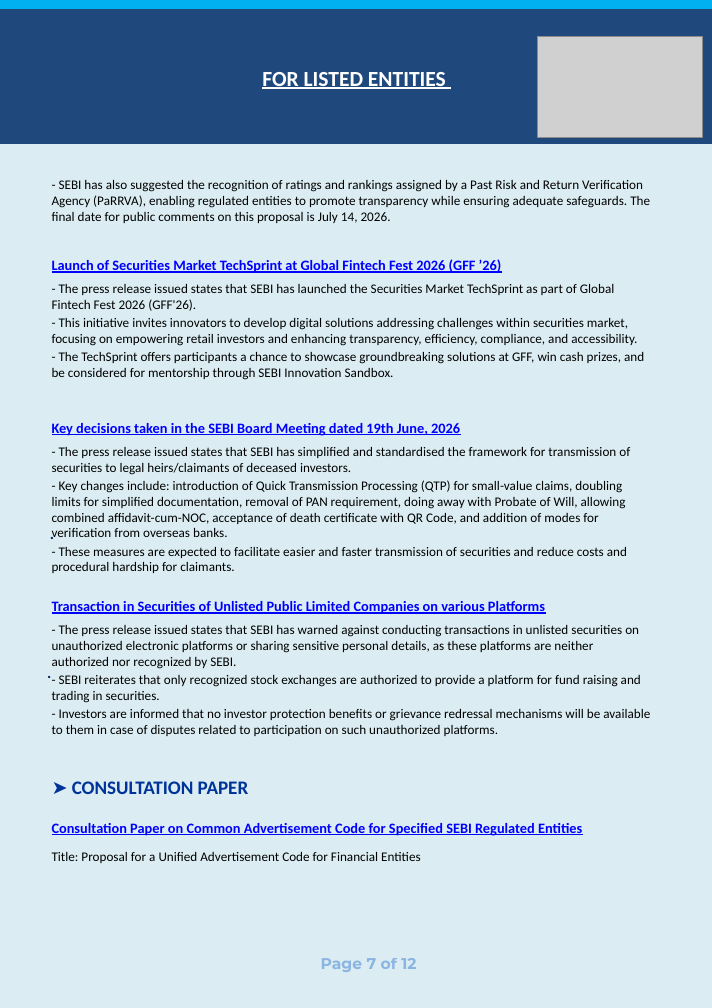
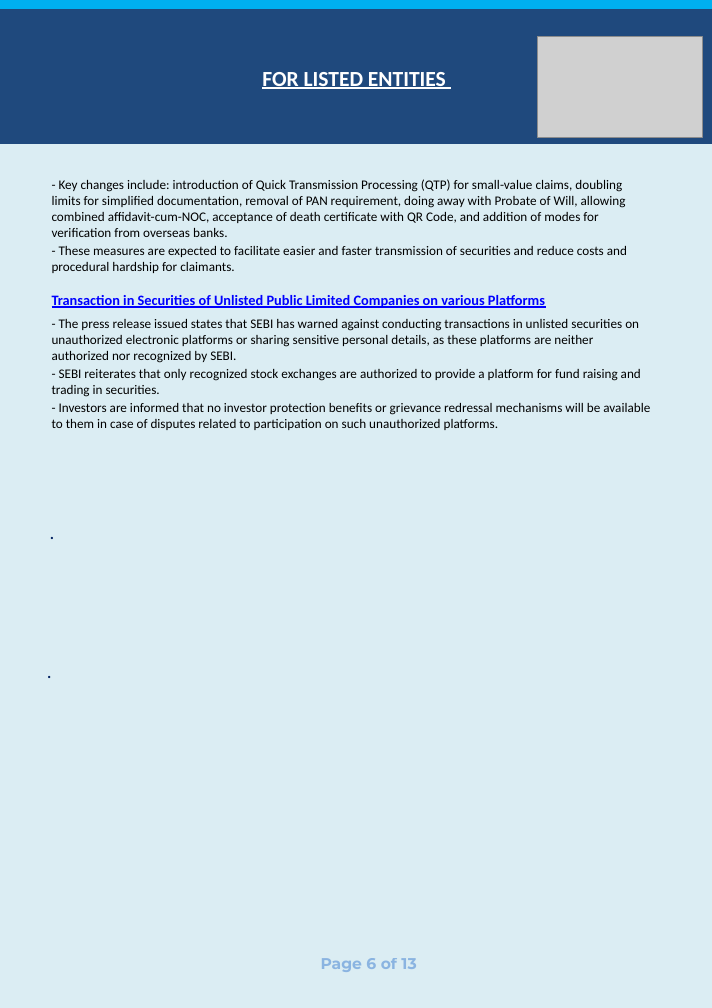
Before and after one commit to vidit-arca/Newsletter_Agent, a slide deck: slide 6 of output.pptx (slide 7 before the commit). Drawn at 712x1008 pixels with LibreOffice and Linux fonts; fonts in the diff are those of the drawing; grey boxes stand for pictures. Boxes give left, top, right and bottom in pixels: in the first picture for what was removed or moved away, otherwise in the second. Text is boxed around its words. In the diff, an @@ line names an element or a change of style, - is before the commit and + after.

```diff
--- a/output.pptx
+++ b/output.pptx
@@ text at (52, 179, 627, 273): text changed @@
-- SEBI has also suggested the recognition of ratings and rankings assigned by a Past Risk and Return Verification Agency (PaRRVA), enabling regulated entities to promote transparency while ensuring adequate safeguards. The final date for public comments on this proposal is July 14, 2026.
+- Key changes include: introduction of Quick Transmission Processing (QTP) for small-value claims, doubling limits for simplified documentation, removal of PAN requirement, doing away with Probate of Will, allowing combined affidavit-cum-NOC, acceptance of death certificate with QR Code, and addition of modes for verification from overseas banks.
+- These measures are expected to facilitate easier and faster transmission of securities and reduce costs and procedural hardship for claimants.
@@ text removed at (52, 259, 644, 380) @@
-Launch of Securities Market TechSprint at Global Fintech Fest 2026 (GFF ’26)
-- The press release issued states that SEBI has launched the Securities Market TechSprint as part of Global Fintech Fest 2026 (GFF'26).
-- This initiative invites innovators to develop digital solutions addressing challenges within securities market, focusing on empowering retail investors and enhancing transparency, efficiency, compliance, and accessibility.
-- The TechSprint offers participants a chance to showcase groundbreaking solutions at GFF, win cash prizes, and be considered for mentorship through SEBI Innovation Sandbox.
@@ text "Transaction in Securities of Unlisted ...": place and size @@
-text "Transaction in Securities of Unlisted ..." at (52, 601, 650, 736)
+text "Transaction in Securities of Unlisted ..." at (52, 295, 650, 430)
@@ text removed at (52, 423, 630, 573) @@
-Key decisions taken in the SEBI Board Meeting dated 19th June, 2026
-- The press release issued states that SEBI has simplified and standardised the framework for transmission of securities to legal heirs/claimants of deceased investors.
-- Key changes include: introduction of Quick Transmission Processing (QTP) for small-value claims, doubling limits for simplified documentation, removal of PAN requirement, doing away with Probate of Will, allowing combined affidavit-cum-NOC, acceptance of death certificate with QR Code, and addition of modes for verification from overseas banks.
-- These measures are expected to facilitate easier and faster transmission of securities and reduce costs and procedural hardship for claimants.
@@ page number at (618, 599, 712, 634): text changed @@
-7
+6
@@ text removed at (72, 781, 249, 794) @@
-➤ CONSULTATION PAPER
@@ text removed at (52, 823, 582, 863) @@
-Consultation Paper on Common Advertisement Code for Specified SEBI Regulated Entities
-Title: Proposal for a Unified Advertisement Code for Financial Entities
@@ text at (321, 958, 416, 972): text changed @@
-Page 7 of 12
+Page 6 of 13
```
Also in this commit, not shown: 10 other slides changed, 1 slide added, 2 other files.
